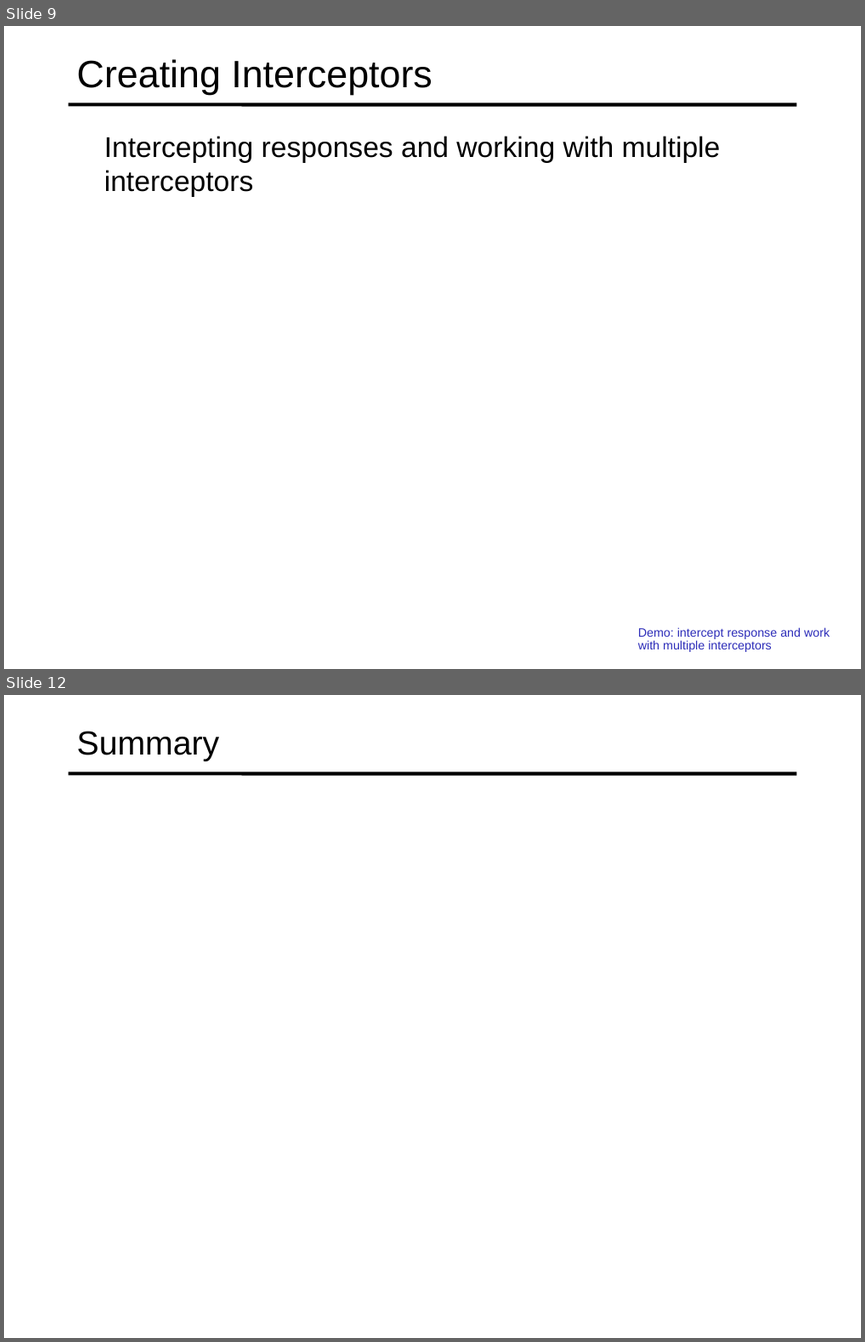
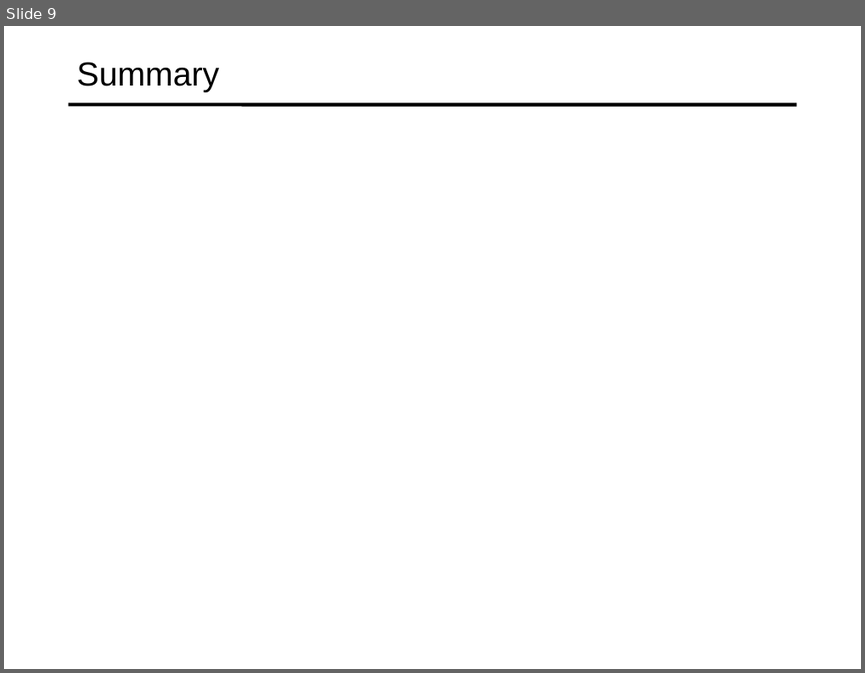
Before and after one commit to specter01wj/Jago_Link_Training, a slide deck: Angular/Angular12/Deep Dive/Angular HTTP Communication/4_Caching_HTTP_Requests_with_Interceptors/L4_Caching_HTTP_Requests_with_Interceptors.ppt. Shown one above the other, each under a label of ours: slides 9 and 12 before the commit, slide 9 after it; the slides between them are not shown. The pictures are 865x1342 and 865x673 pixels, drawn with LibreOffice and Linux fonts; fonts in the diff are those of the drawing. Boxes give left, top, right and bottom in pixels: in the first picture for what was removed or moved away, otherwise in the second. Text is boxed around its words. In the diff, an @@ line names an element or a change of style, - is before the commit and + after.

```diff
--- a/Angular/Angular12/Deep Dive/Angular HTTP Communication/4_Caching_HTTP_Requests_with_Interceptors/L4_Caching_HTTP_Requests_with_Interceptors.ppt
+++ b/Angular/Angular12/Deep Dive/Angular HTTP Communication/4_Caching_HTTP_Requests_with_Interceptors/L4_Caching_HTTP_Requests_with_Interceptors.ppt
@@ slide 9 removed at [4, 26, 861, 669], background #FFFFFF; not listed: 1 template element that a slide beside it also shows @@
@@ title removed at [77, 59, 432, 95] @@
-Creating Interceptors
@@ text removed at [104, 136, 721, 197] @@
-  Intercepting responses and working with multiple interceptors
@@ text removed at [638, 627, 829, 652] @@
-  Demo: intercept response and work with multiple interceptors
@@ what was slide 12 is now slide 9 @@
```
Also in this commit, not shown: 5 slides added, 7 other slides removed, 1 other file.
